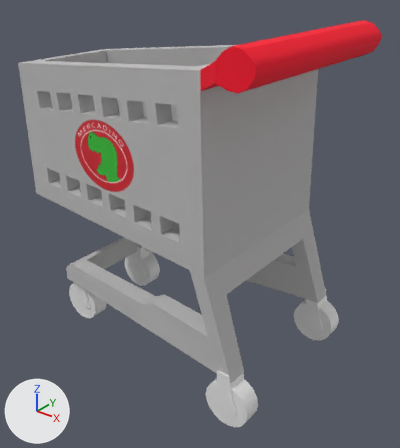
The FBX model RainbowTeapotGame/Assets/Models/carritoT.FBX: old version first, new version second.
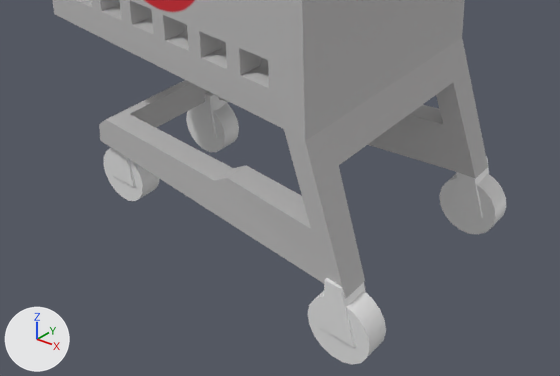
Each version is shown whole from a 50 mm camera at (69.0, -96.9, 81.2) aimed at (5.1, -17.0, 31.6), then close up on the part from 0% to 94% of the width and 41% to 97% of the height. Lighting does not change. The marker at lower left points along +X, +Y and +Z. Where no turn or scale is listed for an object, it has been applied to the vertices.

The older version as bpy lines, for what is in view:
```python
me_mesh = bpy.data.meshes.new('Mesh')
me_mesh.from_pydata(...)  # 398 vertices, 920 faces; spans x -16.8..44.2, y -37.3..2.4, z -33.1..23.2
me_mesh.materials.append(mat_material__2)  # picture img_carrito_telaraña_png
me_mesh_001 = bpy.data.meshes.new('Mesh.001')
me_mesh_001.from_pydata(...)  # 432 vertices, 848 faces; spans x -50.3..4.6, y -35.4..0.0, z -4.5..4.5
me_mesh_002 = bpy.data.meshes.new('Mesh.002')
me_mesh_002.from_pydata(...)  # 48 vertices, 56 faces; spans x -48.3..2.8, y -36.0..0.0, z -3.9..3.9
ob_box001 = bpy.data.objects.new('Box001', me_mesh)
ob_box001.location = (-13.9, 0.0, 47.6)
ob_rueda_1 = bpy.data.objects.new('Rueda_1', me_mesh_001)
ob_rueda_1.location = (25.7, 0.0, 8.9)
ob_soporte1 = bpy.data.objects.new('Soporte1', me_mesh_002)
ob_soporte1.location = (25.6, 0.4, 12.0)
```
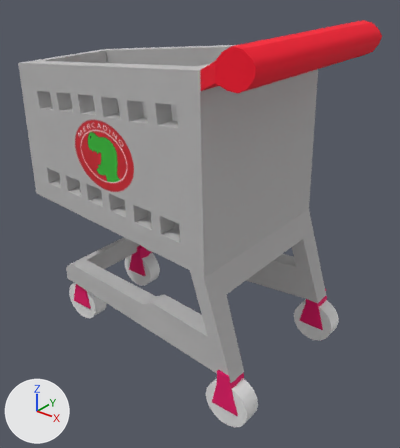
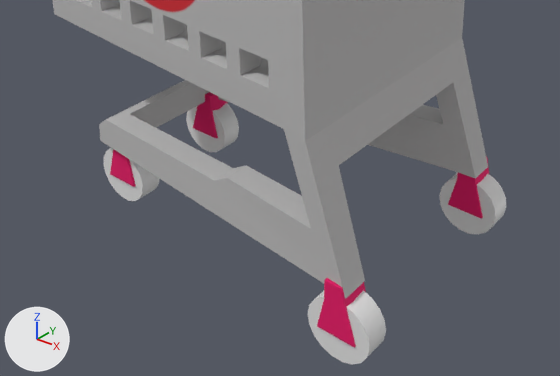
Pixel boxes (x1, y1, x2, y2) of what changed, in the close-ups (560 x 376 px):
'Soporte1', recoloured (grey to pink): (110, 92, 489, 348) in both

The change, as a diff of the scene's bpy script:
```diff
--- a/RainbowTeapotGame/Assets/Models/carritoT.FBX.py
+++ b/RainbowTeapotGame/Assets/Models/carritoT.FBX.py
@@ mat_material__3 @@
+mat_material__3 = principled_material('Material #3')
+mat_material__3.base_color = (0.824, 0.0, 0.137)  # pink #ea0067
+mat_material__3.roughness = 0.859
@@ me_mesh_002 @@
 me_mesh_002.from_pydata(...)  # 48 vertices, 56 faces; spans x -48.3..2.8, y -36.0..0.0, z -3.9..3.9
+me_mesh_002.materials.append(mat_material__3)  # pink #ea0067
```
